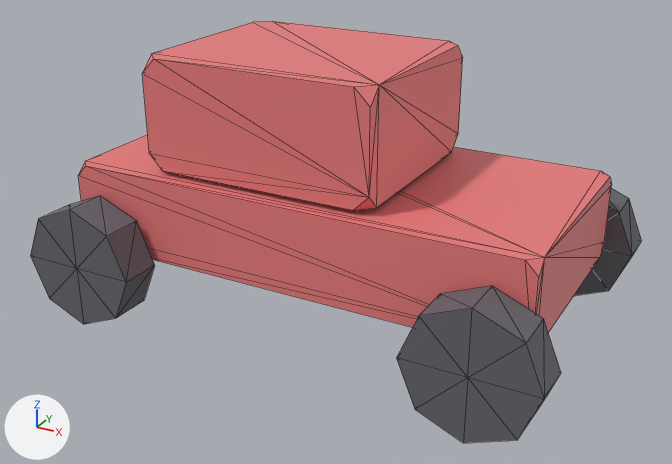
A saved change to the glTF model public/studio/v2.15.0/d_car/model.glb.
Both versions are drawn from a camera (50 mm lens) standing at (3.48, -6.42, 2.98) and looking at (0.04, -0.16, -0.15). Every picture has the same lights, and +X, +Y and +Z are marked at lower left. The first picture is the older version. Mesh edges are drawn as thin lines. Where no turn or scale is listed for an object, it has been applied to the vertices.

The first picture shows 'part0', 'part1', 'part2', 'part3', 'part5'.
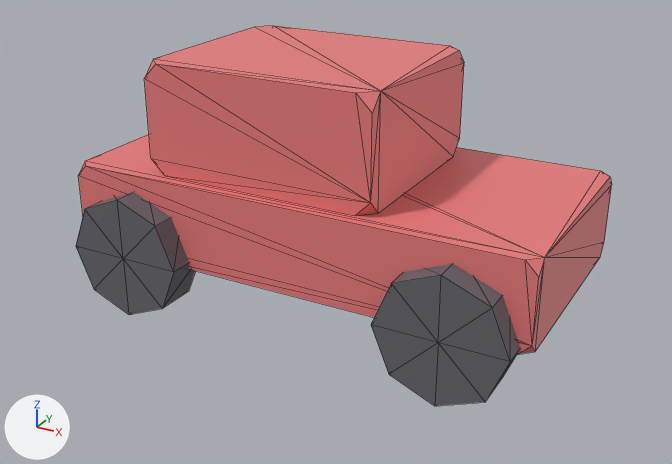
Location of each change, (x1, y1, x2, y2) in pixels of the pictures (672 x 464 px):
'part1', moved
    before: (142, 21, 463, 210)
    after: (144, 26, 464, 216)
'part3', moved
    before: (397, 286, 561, 443)
    after: (371, 264, 520, 406)
'part5', moved
    before: (31, 196, 155, 324)
    after: (76, 192, 195, 315)
'part2', moved (not visible afterwards)
    before: (574, 188, 641, 296)

Edits to the bpy script that builds the scene:
```text
Change me_geometry_1:
    used by ob_part1; location = (0.0, 0.0, 0.0)
    remove me_geometry_1.from_pydata(...)  # 24 vertices, 44 faces; spans x -1.31..0.69, y -0.85..0.85, z 0.4..1.32
    add me_geometry_1.from_pydata(...)  # 24 vertices, 44 faces; spans x -1.3..0.7, y -0.85..0.85, z 0.36..1.28
    me_geometry_1 part 1: the whole mesh is moved by (0.01, 0.0, -0.04)
Change me_geometry_2:
    used by ob_part2; location = (0.0, 0.0, 0.0)
    remove me_geometry_2.from_pydata(...)  # 18 vertices, 32 faces; spans x 1.189..2.229, y 1.041..1.401, z -0.886..0.154
    add me_geometry_2.from_pydata(...)  # 18 vertices, 32 faces; spans x 0.88..1.92, y 0.82..1.18, z -0.82..0.22
    me_geometry_2 part 2: the whole mesh is moved by (-0.309, -0.221, 0.066)
Change me_geometry_3:
    used by ob_part3; location = (0.0, 0.0, 0.0)
    remove me_geometry_3.from_pydata(...)  # 18 vertices, 32 faces; spans x 1.189..2.229, y -1.401..-1.041, z -0.886..0.154
    add me_geometry_3.from_pydata(...)  # 18 vertices, 32 faces; spans x 0.88..1.92, y -1.18..-0.82, z -0.82..0.22
    me_geometry_3 part 3: the whole mesh is moved by (-0.309, 0.221, 0.066)
Change me_geometry_5:
    used by ob_part5; location = (0.0, 0.0, 0.0)
    remove me_geometry_5.from_pydata(...)  # 18 vertices, 32 faces; spans x -2.229..-1.189, y -1.401..-1.041, z -0.886..0.154
    add me_geometry_5.from_pydata(...)  # 18 vertices, 32 faces; spans x -1.92..-0.88, y -1.18..-0.82, z -0.82..0.22
    me_geometry_5 part 4: the whole mesh is moved by (0.309, 0.221, 0.066)
```
